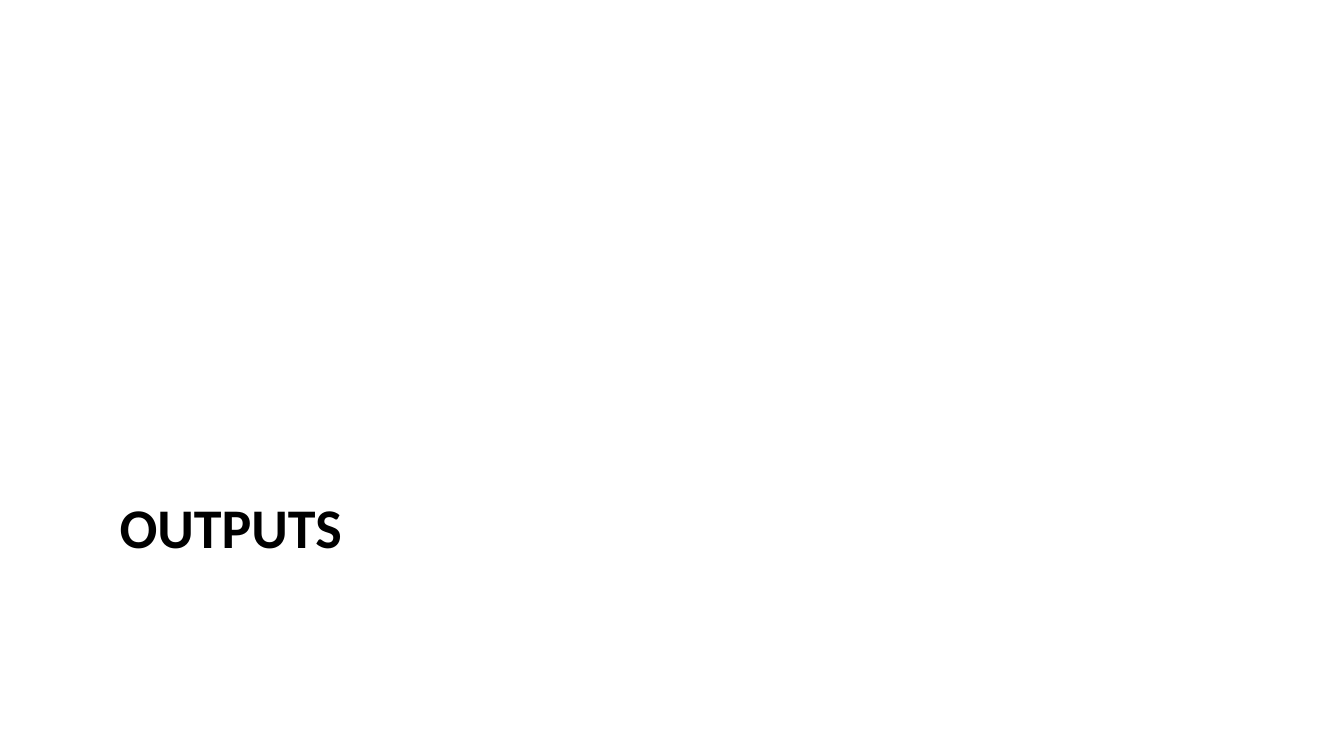
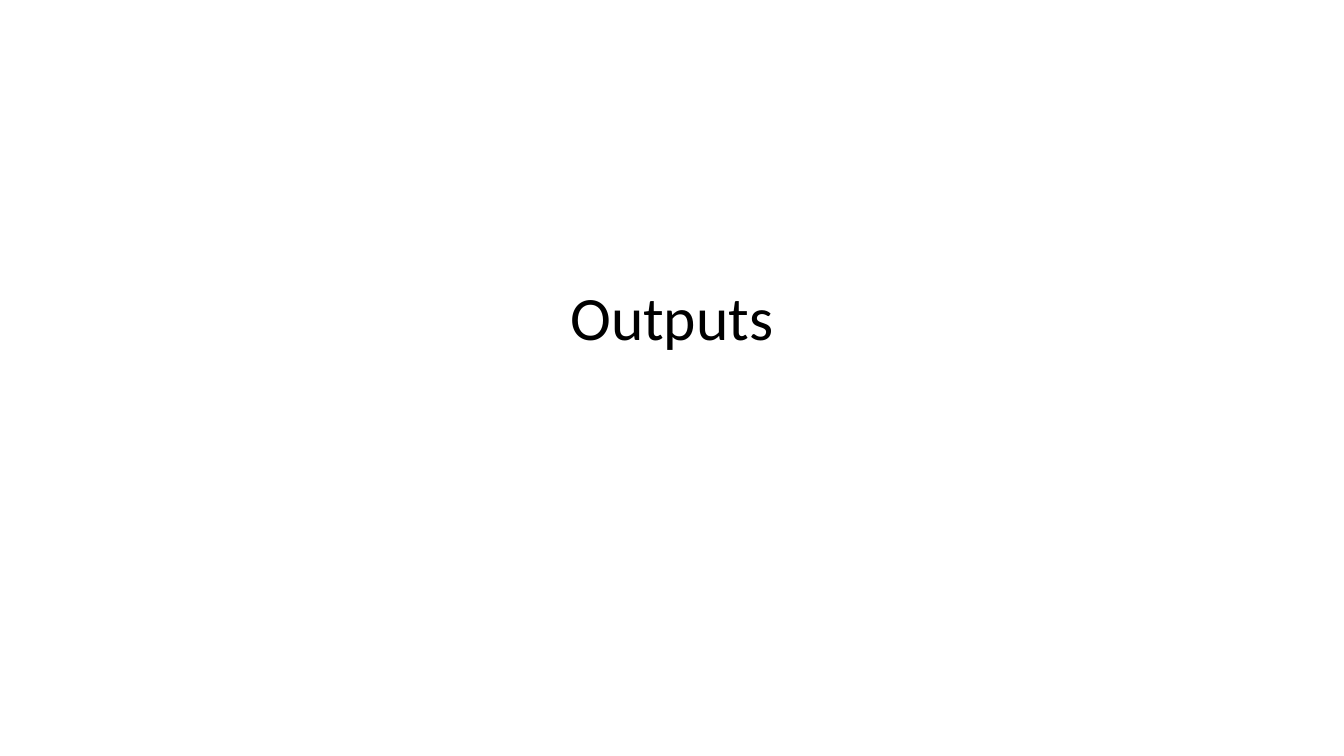
Before and after one commit to melbs/tc2benson, a slide deck: slide 1 of docs/outputs.pptx (slide 3 before the commit). Drawn at 1344x756 pixels with LibreOffice and Linux fonts; fonts in the diff are those of the drawing. Boxes give left, top, right and bottom in pixels: in the first picture for what was removed or moved away, otherwise in the second. Text is boxed around its words. In the diff, an @@ line names an element or a change of style, - is before the commit and + after.

```diff
--- a/docs/outputs.pptx
+++ b/docs/outputs.pptx
@@ title "Outputs" at (570, 300, 773, 350): vertical alignment top to middle @@
@@ title at (570, 300, 773, 350): text changed; size 30 to 33 pt; bold off @@
-OUTPUTS
+Outputs
```
Also in this commit, not shown: 2 other slides changed, 3 slides added, 3 slides removed, 37 other files.
